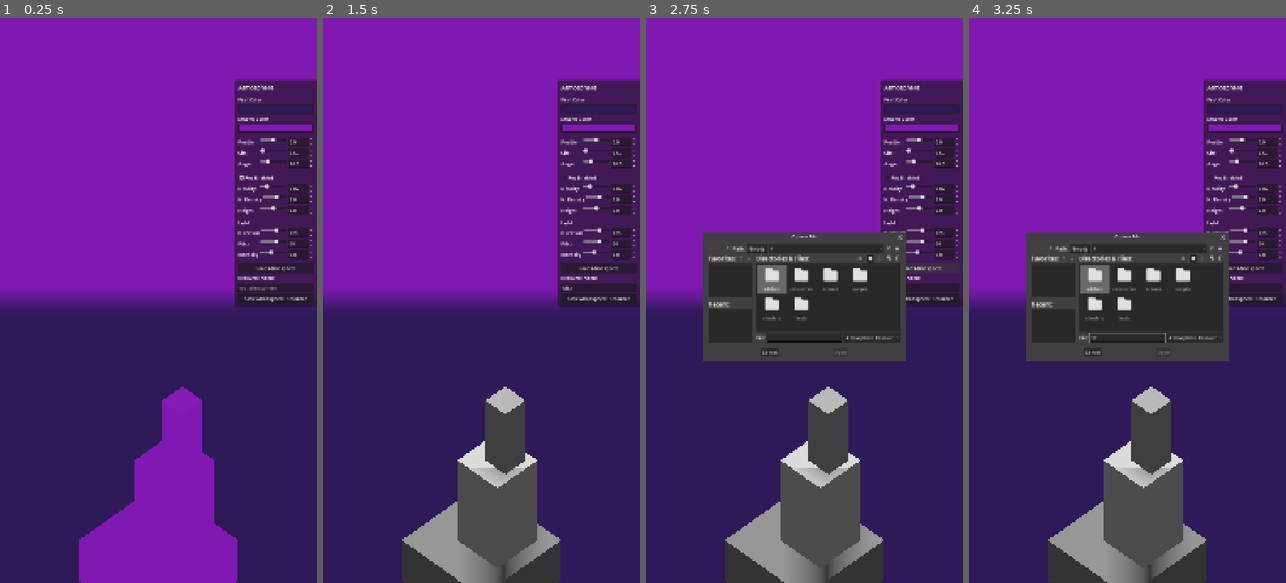
Above: before the commit, frames 1-4 (left to right).
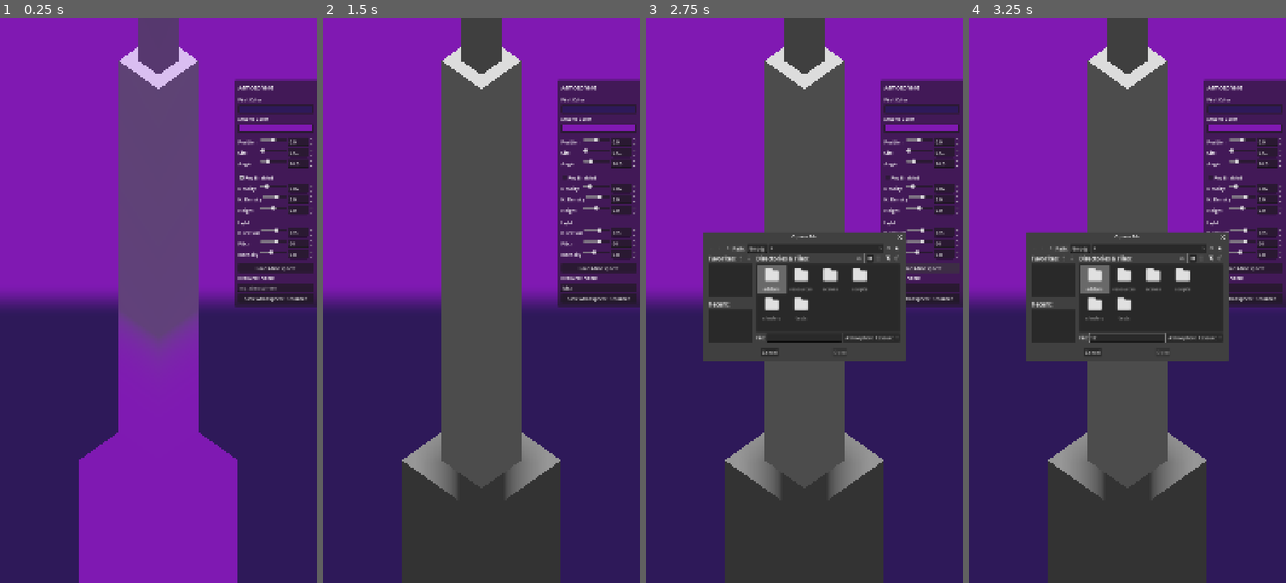
Above: after the commit, the same moments.

Repository: AlbertoHdezCerezo/learn-how-to-minigolf
Game: Godot game, scene res://scenes/level_editor_tools/atmosphere_generator/atmosphere_generator.tscn
Two runs of this game, one before a commit and one after it. Both use one fixed random seed, a clock stepped at 60 frames per second and the inputs below. The project has no main scene, so this scene is started directly.
Inputs (mouse positions are in pixels of both pictures, inside the frame that each line leads up to):
- Up to frame 1 (0.25 s): no input
- Up to frame 2 (1.5 s): click (598, 289) at 0.52 s; type "Alex" at 0.6 s; click "Fog Enabled" at 1.25 s
- Up to frame 3 (2.75 s): click "Load Atmosphere" at 2 s
- Up to frame 4 (3.25 s): click (1127, 340) at 2.77 s; type "12" at 2.85 s

The runs differ from the first frame. In frame 1, 21% of the frame differs, in the area x 24-75%, y 0-100%; in frame 2, 28%; in frame 3, 22%; in frame 4, 22%.

Commit message:
style: Make preview platforms 5x taller and center each on its parent (#13)
Co-Authored-By: Claude Opus 4.6 (1M context) <noreply@anthropic.com>

Diff:
--- a/scenes/level_editor_tools/atmosphere_generator/atmosphere_generator.tscn
+++ b/scenes/level_editor_tools/atmosphere_generator/atmosphere_generator.tscn
@@ -6,19 +6,19 @@
 [ext_resource type="PackedScene" path="res://scenes/level_editor_tools/atmosphere_generator/atmosphere_generator_ui/atmosphere_generator_ui.tscn" id="6_atmosphere_ui"]
 
 [sub_resource type="BoxMesh" id="BoxMesh_1"]
-size = Vector3(2, 1, 2)
+size = Vector3(2, 5, 2)
 
 [sub_resource type="StandardMaterial3D" id="StandardMaterial3D_1"]
 albedo_color = Color(0.45, 0.45, 0.45, 1)
 
 [sub_resource type="BoxMesh" id="BoxMesh_2"]
-size = Vector3(1, 2, 1)
+size = Vector3(1, 10, 1)
 
 [sub_resource type="StandardMaterial3D" id="StandardMaterial3D_2"]
 albedo_color = Color(0.65, 0.65, 0.65, 1)
 
 [sub_resource type="BoxMesh" id="BoxMesh_3"]
-size = Vector3(0.5, 2, 0.5)
+size = Vector3(0.5, 10, 0.5)
 
 [sub_resource type="StandardMaterial3D" id="StandardMaterial3D_3"]
 albedo_color = Color(0.55, 0.55, 0.55, 1)
@@ -35,12 +35,12 @@
 surface_material_override/0 = SubResource("StandardMaterial3D_1")
 
 [node name="UpperPlatform" type="MeshInstance3D" parent="."]
-transform = Transform3D(1, 0, 0, 0, 1, 0, 0, 0, 1, 0.2, -5, -0.2)
+transform = Transform3D(1, 0, 0, 0, 1, 0, 0, 0, 1, 0, 1, 0)
 mesh = SubResource("BoxMesh_2")
 surface_material_override/0 = SubResource("StandardMaterial3D_2")
 
 [node name="TopBlock" type="MeshInstance3D" parent="."]
-transform = Transform3D(1, 0, 0, 0, 1, 0, 0, 0, 1, 0.3, -3.5, -0.3)
+transform = Transform3D(1, 0, 0, 0, 1, 0, 0, 0, 1, 0, 11, 0)
 mesh = SubResource("BoxMesh_3")
 surface_material_override/0 = SubResource("StandardMaterial3D_3")
 
